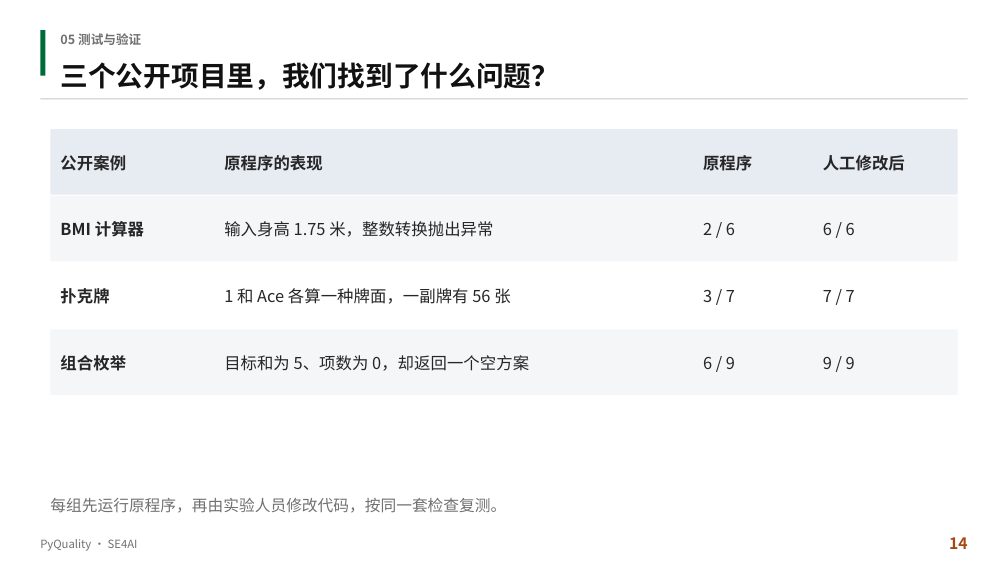
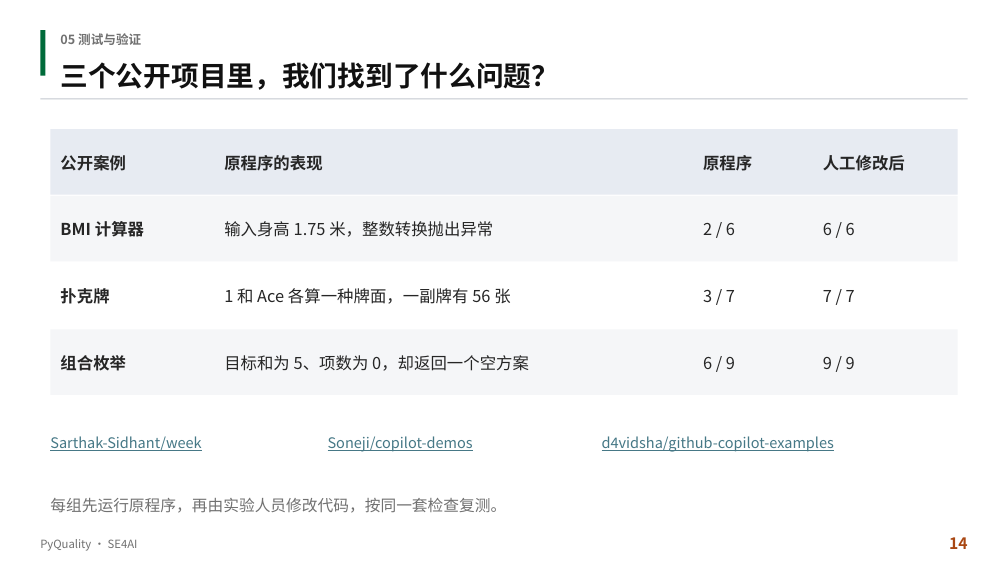
Before and after one commit to aCuttlefish/PyQuality, a slide deck: slide 14 of course-delivery/docs/汇报与实机演示/PyQuality_终期汇报.pptx. Drawn at 1008x567 pixels with LibreOffice and Linux fonts; fonts in the diff are those of the drawing. Boxes give left, top, right and bottom in pixels: in the first picture for what was removed or moved away, otherwise in the second. Text is boxed around its words. In the diff, an @@ line names an element or a change of style, - is before the commit and + after.

```diff
--- a/course-delivery/docs/汇报与实机演示/PyQuality_终期汇报.pptx
+++ b/course-delivery/docs/汇报与实机演示/PyQuality_终期汇报.pptx
@@ text added at (x1=50, y1=436, x2=201, y2=451), 17.2 pt, text #467886, underline @@
+Sarthak-Sidhant/week
@@ text added at (x1=328, y1=436, x2=473, y2=452), 17.2 pt, text #467886, underline @@
+Soneji/copilot-demos
@@ text added at (x1=602, y1=436, x2=834, y2=452), 17.2 pt, text #467886, underline @@
+d4vidsha/github-copilot-examples
```
Also in this commit, not shown: 4 other slides changed, 4 other files.
